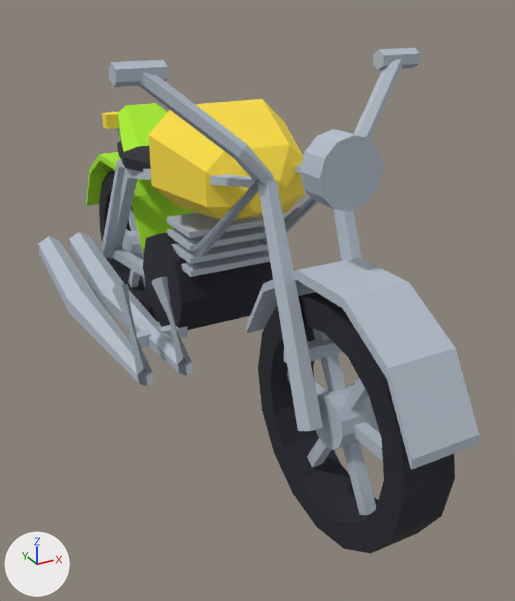
The glTF model packs/base/assets/models/bikes/streetfighter-750.glb, before and after one commit.
Camera for both pictures: a camera (50 mm lens) standing at (-0.92, -1.96, 1.3) and looking at (0.08, -0.14, 0.39). Lighting does not change. The marker at lower left points along +X, +Y and +Z. The first picture is the older version. Where no turn or scale is listed for an object, it has been applied to the vertices. Vertices at exactly the same position are counted once.

Objects in the first picture: 'bike_body', 'fork_mesh', 'wheel_front', 'wheel_rear'.
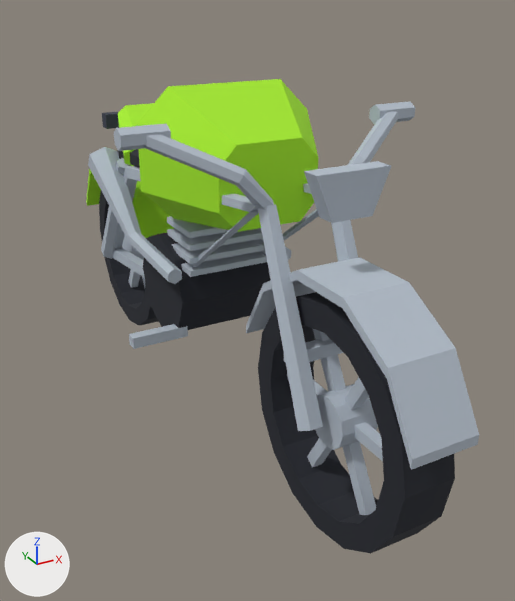
Pixel boxes (x1, y1, x2, y2) of what changed, in the pictures (515 x 601 px; the box of a moved part takes in the faces that stretch with it):
'bike_body', recoloured, reshaped (16% narrower)
    before: (38, 99, 317, 386)
    after: (86, 79, 319, 349)
'fork_mesh', reshaped, moved (13% shorter)
    before: (109, 48, 479, 470)
    after: (114, 102, 479, 470)
part 1 of me_bike_body, rebuilt (16% wider, 26% taller)
    before: (149, 99, 305, 220)
    after: (137, 79, 318, 232)
part 2 of me_bike_body, added
    after: (88, 147, 182, 284)
part 3 of me_bike_body, added (mostly hidden)
    after: (285, 247, 291, 260)
part 4 of me_bike_body, deleted
    before: (38, 236, 154, 386)
part 5 of me_bike_body, cut back (mostly hidden afterwards)
    before: (69, 141, 193, 376)
    after: (118, 149, 140, 168)
part 6 of me_bike_body, moved or reshaped
    before: (126, 164, 317, 264)
    after: (126, 166, 319, 268)
part 7 of me_fork_mesh, added
    after: (114, 123, 171, 151)
part 8 of me_fork_mesh, added
    after: (369, 102, 415, 124)
part 9 of me_fork_mesh, added
    after: (284, 339, 343, 362)
part 10 of me_fork_mesh, moved or reshaped
    both: (246, 257, 479, 470)
part 11 of me_fork_mesh, rebuilt (25% shorter)
    before: (300, 129, 383, 212)
    after: (304, 161, 391, 223)
part 12 of me_fork_mesh, deleted
    before: (373, 48, 420, 70)
part 13 of me_fork_mesh, deleted
    before: (109, 60, 168, 87)
part 14 of me_fork_mesh, moved or reshaped
    before: (138, 58, 402, 431)
    after: (144, 111, 398, 431)

Patch to the scene script:
```diff
--- a/packs/base/assets/models/bikes/streetfighter-750.glb.py
+++ b/packs/base/assets/models/bikes/streetfighter-750.glb.py
@@ mat_paint_secondary @@
 mat_paint_secondary = principled_material('paint_secondary')
-mat_paint_secondary.base_color = (1.0, 0.753, 0.0578)  # yellow #ffe144
+mat_paint_secondary.base_color = (0.0395, 0.0467, 0.0723)  # dark blue #383d4c
 mat_paint_secondary.roughness = 0.9
@@ me_bike_body @@
-me_bike_body.from_pydata(...)  # 286 vertices, 496 faces; spans x -0.41..0.32, y -0.53..1.08, z 0.24..1.0
+me_bike_body.from_pydata(...)  # 266 vertices, 456 faces; spans x -0.32..0.32, y -0.53..1.08, z 0.26..1.06
+# me_bike_body part 1: the loose piece of 32 vertices spanning x -0.22..0.22, y -0.34..0.24, z 0.71..1.0 is rebuilt with 24 vertices and now spans x -0.27..0.27, y -0.35..0.23, z 0.69..1.06, in mat_paint_primary (green #a7ed28)
+# me_bike_body part 2: a new loose piece of 18 vertices spanning x -0.24..-0.14, y -0.12..0.54, z 0.5..0.8, in mat_rim (light grey #b5bfcb)
+# me_bike_body part 3: a new loose piece of 18 vertices spanning x 0.14..0.24, y -0.12..0.54, z 0.5..0.8, in mat_rim (light grey #b5bfcb)
+# me_bike_body part 4: the loose piece of 24 vertices spanning x -0.41..-0.31, y -0.3..0.77, z 0.24..0.54 is deleted
+# me_bike_body part 5: 4 vertices moved from x -0.18..0.18, y 0.3..0.55, z 0.73..0.79 to x -0.14..0.14, y 0.3..0.49, z 0.79..0.81; 36 vertices removed from x -0.29..0.12, y -0.3..0.77, z 0.24..0.81; 12 vertices added at x -0.14..0.14, y 0.3..0.49, z 0.73..0.81
+# me_bike_body part 6: 1 vertex moved from x -0.14, y -0.53, z 0.89 to x -0.1, y -0.52, z 0.83; 7 vertices removed from x -0.14..0.14, y -0.53..-0.49, z 0.87..0.89; 7 vertices added at x -0.14..0.14, y -0.53..-0.49, z 0.81..0.83
 me_bike_body.materials.append(mat_paint_primary)
@@ me_fork_mesh @@
-me_fork_mesh.from_pydata(...)  # 140 vertices, 244 faces; spans x -0.42..0.42, y -0.571..0.143, z -0.571..0.276
+me_fork_mesh.from_pydata(...)  # 124 vertices, 212 faces; spans x -0.42..0.42, y -0.571..0.143, z -0.512..0.196
+# me_fork_mesh part 7: a new loose piece, a 6-sided cylinder along x spanning x -0.42..-0.3, y 0.097..0.143, z 0.144..0.196, in mat_rim (light grey #b5bfcb)
+# me_fork_mesh part 8: a new loose piece, a 6-sided cylinder along x spanning x 0.3..0.42, y 0.097..0.143, z 0.144..0.196, in mat_rim (light grey #b5bfcb)
+# me_fork_mesh part 9: a new loose piece, a box spanning x -0.12..0.12, y -0.158..-0.122, z -0.358..-0.322, in mat_rim (light grey #b5bfcb)
+# me_fork_mesh part 10: the loose piece of 24 vertices spanning x -0.09..0.09, y -0.571..0.131, z -0.459..-0.182 is moved by (0.0, 0.0, 0.06)
+# me_fork_mesh part 11: the loose piece of 24 vertices spanning x -0.085..0.085, y -0.2..-0.12, z -0.035..0.135 is rebuilt with 8 vertices and now spans x -0.1..0.1, y -0.21..-0.16, z 0.01..0.12
+# me_fork_mesh part 12: the loose piece of 12 vertices spanning x 0.3..0.42, y 0.097..0.143, z 0.224..0.276 is deleted
+# me_fork_mesh part 13: the loose piece of 12 vertices spanning x -0.42..-0.3, y 0.097..0.143, z 0.224..0.276 is deleted
+# me_fork_mesh part 14: 44 vertices removed from x -0.376..0.376, y -0.248..0.14, z -0.571..0.268; 44 vertices added at x -0.374..0.374, y -0.248..0.138, z -0.512..0.19
+# other edits to the shape of me_fork_mesh do not show in these pictures
 me_fork_mesh.materials.append(mat_rim)
@@ ob_fork_mesh @@
 ob_fork_mesh = bpy.data.objects.new('fork_mesh', me_fork_mesh)
-ob_fork_mesh.location = (0.0, -0.51, 0.88)
+ob_fork_mesh.location = (0.0, -0.51, 0.82)
```
